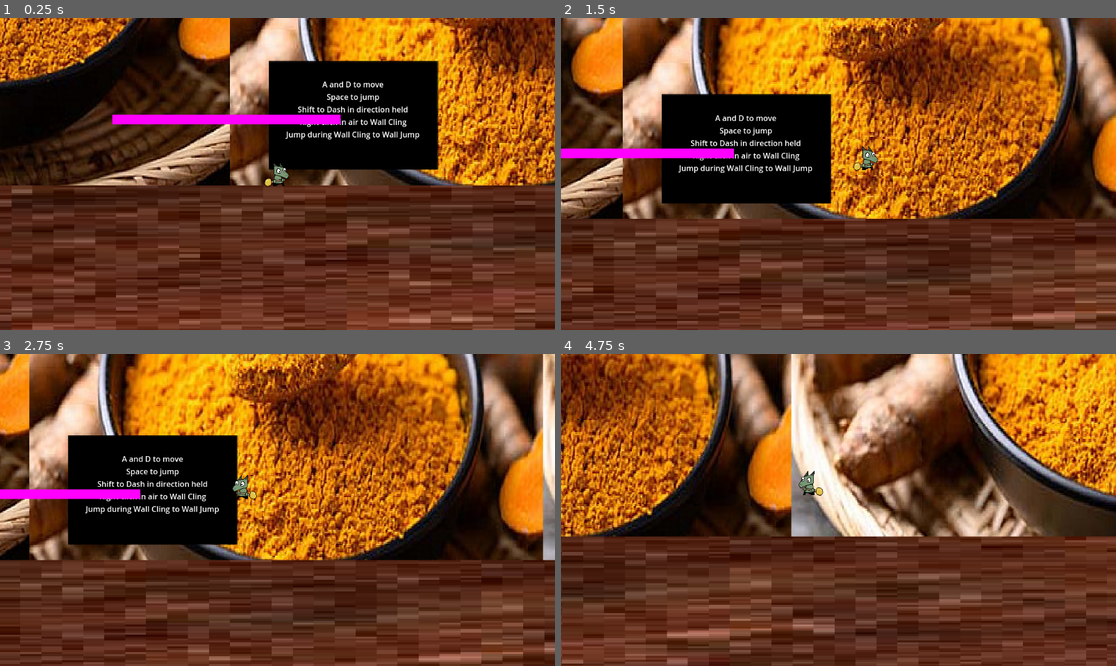
Above: before the commit, frames 1-4 (two rows, left to right).
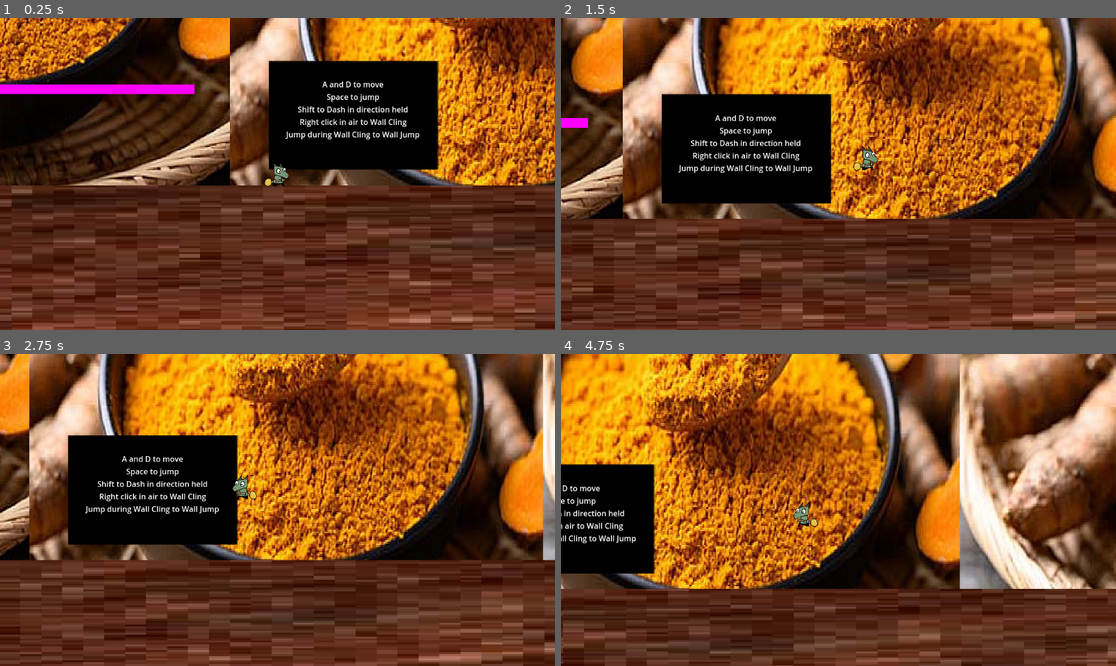
Above: after the commit, the same moments.

Repository: Lojikick/Sexy_Tumeric_Game
Game: Godot game, scene res://scenes/level.tscn
Two runs of this game, one before a commit and one after it. Both use one fixed random seed, a clock stepped at 60 frames per second and the inputs below.
Inputs (mouse positions are in pixels of both pictures, inside the frame that each line leads up to):
- Up to frame 1 (0.25 s): no input
- Up to frame 2 (1.5 s): tap Enter (ui_accept) at 0.5 s; move the mouse to (960, 158) at 0.52 s; hold D (move right) from 0.53 s (still down); tap Shift (dash) at 0.6 s; tap Space (jump) at 0.77, 1.07 s; right-click (960, 158) at 0.8 s; move the mouse to (727, 189) at 1.27 s; right-click (727, 189) at 1.35 s
- Up to frame 3 (2.75 s): tap Space (jump) at 1.52, 1.82, 2.3 s; click (166, 525) at 1.55 s; move the mouse to (333, 441) at 2.02 s; release D (move right) at 2.03 s; hold A (move left) from 2.03 s (still down); click (333, 441) at 2.1 s
- Up to frame 4 (4.75 s): move the mouse to (810, 572) at 2.77 s; release A (move left) at 2.78 s; hold D (move right) 2.78-4.28 s; tap Space (jump) at 2.85, 3.02, 3.32, 3.77, 4.07, 4.52 s; tap Shift (dash) at 3.05, 3.6 s; move the mouse to (1005, 556) at 3.52 s; right-click (1005, 556) at 3.8 s; move the mouse to (672, 463) at 4.27 s; hold A (move left) from 4.28 s (still down); right-click (672, 463) at 4.35 s; click (672, 463) at 4.55 s

The runs differ from the first frame. In frame 1, 2.5% of the frame differs, in the area x 0-62%, y 21-35%; in frame 2, 1.1%; in frame 3, 0.8%; in frame 4, 82%, in the area x 0-100%, y 0-100%.

Commit message:
wall jump added

Diff:
--- a/character_body_2d.gd
+++ b/character_body_2d.gd
@@ -7,6 +7,7 @@
 @onready var floor_dash_cooldown: Timer = $FloorDashCooldown
 @onready var gravity_pause: Timer = $GravityPause
 @onready var air_jump_timer: Timer = $AirJumpTimer
+@onready var collision_shape_2d: CollisionShape2D = $Area2D/CollisionShape2D
 
 #@onready var motion_pause: Timer = $MotionPause
 @onready var animated_sprite_2d: AnimatedSprite2D = $AnimatedSprite2D
@@ -26,6 +27,8 @@
 var is_floor_cooldown = false
 var is_gravity_paused = false
 var is_motion_paused = false
+var is_on_right_wall = false
+var is_on_left_wall = false
 var is_on_air_wall = false
 var is_wall_jumping = false
 var air_wall_count = 0
@@ -40,7 +43,7 @@
 
 
 
-
+	collision_shape_2d.disabled = true
 
 	#starts air dash cooldown once on the floor
 	if is_on_floor() and air_dash_count > 0:
@@ -120,6 +123,59 @@
 		velocity.y = JUMP_VELOCITY
 
 
+	if is_on_wall() and not is_on_floor():
+
+
+		if Input.is_action_pressed("move right"):
+			is_on_right_wall = true
+
+		if Input.is_action_pressed("move left"):
+			is_on_left_wall = true
+
+
+	if is_on_right_wall:
+		velocity = Vector2(0, 0)
+
+	if is_on_left_wall:
+		velocity = Vector2(0, 0)
+
+
+	if Input.is_action_just_released("move right"):
+		is_on_right_wall = false
+
+	if Input.is_action_just_released("move left"):
+		is_on_left_wall = false
+
+
+	if is_on_right_wall and Input.is_action_just_pressed("jump"):
+
+		air_jump_timer.start()
+		is_wall_jumping = true
+
+		is_on_right_wall = false
+
+		is_facing_right = false
+
+		velocity.x = WALL_JUMP_VELOCITY * -1
+		velocity.y = JUMP_VELOCITY
+
+	if is_on_left_wall and Input.is_action_just_pressed("jump"):
+
+		air_jump_timer.start()
+		is_wall_jumping = true
+
+		is_on_left_wall = false
+
+		is_facing_right = true
+
+		velocity.x = WALL_JUMP_VELOCITY
+		velocity.y = JUMP_VELOCITY
+
+
+
+
+
+
 	#sticks the character in place in the air
 	if Input.is_action_just_pressed("spawn wall") and not is_on_floor() and not is_air_dashing and air_wall_count < 2:
 		is_on_air_wall = true
@@ -127,13 +183,13 @@
 			is_facing_right = false
 		elif not is_facing_right:
 			is_facing_right = true
-
+		air_wall_count += 1
 	if is_on_air_wall:
 		velocity = Vector2(0, 0)
 
 
-	if Input.is_action_just_released("spawn wall") and not is_air_dashing:
-		air_wall_count += 1
+	if Input.is_action_just_released("spawn wall"):
+
 		is_on_air_wall = false
 
 
@@ -154,6 +210,11 @@
 			velocity.x = WALL_JUMP_VELOCITY
 			velocity.y = JUMP_VELOCITY
 			#is_facing_right = true
+
+
+	if Input.is_action_just_pressed("attack"):
+		collision_shape_2d.disabled = false
+
 
 	# Get the input direction and handle the movement/deceleration.
 	var direction := Input.get_axis("move left", "move right")
--- a/project.godot
+++ b/project.godot
@@ -64,6 +64,11 @@
 "events": [Object(InputEventKey,"resource_local_to_scene":false,"resource_name":"","device":-1,"window_id":0,"alt_press …(192 unchanged characters)…
 ]
 }
+attack={
+"deadzone": 0.5,
+"events": [Object(InputEventMouseButton,"resource_local_to_scene":false,"resource_name":"","device":-1,"window_id":0,"alt_pressed":false,"shift_pressed":false,"ctrl_pressed":false,"meta_pressed":false,"button_mask":0,"position":Vector2(0, 0),"global_position":Vector2(0, 0),"factor":1.0,"button_index":1,"canceled":false,"pressed":false,"double_click":false,"script":null)
+]
+}
 
 [rendering]
 
--- a/scenes/level.tscn
+++ b/scenes/level.tscn
@@ -1,12 +1,16 @@
-[gd_scene load_steps=7 format=3 uid="uid://b04s0whyoe3d"]
+[gd_scene load_steps=9 format=3 uid="uid://b04s0whyoe3d"]
 
 [ext_resource type="PackedScene" uid="uid://dntypgup5qjh5" path="res://scenes/little_guy_test.tscn" id="1_q5yuy"]
 [ext_resource type="Texture2D" uid="uid://ciktdt7qmp4tn" path="res://temp art/tumericimage.jpg" id="2_ptey2"]
 [ext_resource type="Texture2D" uid="uid://bbmt48w7133ky" path="res://temp art/dirt.jpg" id="3_a3jgj"]
 [ext_resource type="Texture2D" uid="uid://dkwcooyohxjnu" path="res://temp art/black_rectangle_u25AC_icon_256x256.png" id="4_8xmiq"]
 [ext_resource type="PackedScene" uid="uid://bxlxtdw5xtnku" path="res://scenes/falling_platform.tscn" id="5_8jei7"]
+[ext_resource type="PackedScene" uid="uid://c4muqnkeyqcv1" path="res://scenes/chasing_enemy.tscn" id="6_tgt63"]
 
 [sub_resource type="WorldBoundaryShape2D" id="WorldBoundaryShape2D_qb7fr"]
+
+[sub_resource type="RectangleShape2D" id="RectangleShape2D_r27yh"]
+size = Vector2(28.6734, 47.322)
 
 [node name="Level" type="Node2D"]
 
@@ -97,5 +101,19 @@
 
 [node name="FallingPlatform" parent="." instance=ExtResource("5_8jei7")]
 z_index = 250
-position = Vector2(-106, -104)
+position = Vector2(-409, -167)
 scale = Vector2(23.745, 1)
+
+[node name="ChasingEnemy" parent="." node_paths=PackedStringArray("target_to_chase") instance=ExtResource("6_tgt63")]
+z_index = 95
+position = Vector2(-1179, -70)
+target_to_chase = NodePath("../CharacterBody2D")
+
+[node name="StaticBody2D2" type="StaticBody2D" parent="."]
+position = Vector2(-41.36, -26.135)
+scale = Vector2(13.045, 13.045)
+
+[node name="CollisionShape2D" type="CollisionShape2D" parent="StaticBody2D2"]
+position = Vector2(91.6336, -15.0912)
+shape = SubResource("RectangleShape2D_r27yh")
+debug_color = Color(0.694118, 0.431373, 0.639216, 0.533333)
--- a/scenes/little_guy_test.tscn
+++ b/scenes/little_guy_test.tscn
@@ -1,11 +1,82 @@
-[gd_scene load_steps=9 format=3 uid="uid://dntypgup5qjh5"]
+[gd_scene load_steps=30 format=3 uid="uid://dntypgup5qjh5"]
 
 [ext_resource type="Script" path="res://character_body_2d.gd" id="1_gv26t"]
 [ext_resource type="Texture2D" uid="uid://dvqefymv6vffh" path="res://temp art/Big_ol_eyes.png" id="2_b34sk"]
 [ext_resource type="Texture2D" uid="uid://buueina0ecp7f" path="res://temp art/dasherr.png" id="2_l6sko"]
 [ext_resource type="Texture2D" uid="uid://cgtkn6ndooxk0" path="res://temp art/wall_cling.png" id="4_dssa6"]
+[ext_resource type="Texture2D" uid="uid://bfmkktle28v0m" path="res://temp art/idel_sss.png" id="4_wcvxr"]
 [ext_resource type="Texture2D" uid="uid://ck8vvjrpo3nwq" path="res://temp art/wallcling2.png" id="5_1j7sj"]
 [ext_resource type="Texture2D" uid="uid://b05dysljhnjc6" path="res://temp art/joump.png" id="5_dqlcs"]
+[ext_resource type="Texture2D" uid="uid://d3ywtk2iskimm" path="res://temp art/ss_hit_3.png" id="5_trjgq"]
+[ext_resource type="Texture2D" uid="uid://b2jkeyl08mhyt" path="res://temp art/runn_ss.png" id="5_y32h7"]
+
+[sub_resource type="AtlasTexture" id="AtlasTexture_qnl7f"]
+atlas = ExtResource("4_wcvxr")
+region = Rect2(0, 0, 128, 128)
+
+[sub_resource type="AtlasTexture" id="AtlasTexture_wtnxy"]
+atlas = ExtResource("4_wcvxr")
+region = Rect2(128, 0, 128, 128)
+
+[sub_resource type="AtlasTexture" id="AtlasTexture_3jl7y"]
+atlas = ExtResource("4_wcvxr")
+region = Rect2(256, 0, 128, 128)
+
+[sub_resource type="AtlasTexture" id="AtlasTexture_gif7t"]
+atlas = ExtResource("4_wcvxr")
+region = Rect2(384, 0, 128, 128)
+
+[sub_resource type="AtlasTexture" id="AtlasTexture_pgg6d"]
+atlas = ExtResource("4_wcvxr")
+region = Rect2(512, 0, 128, 128)
+
+[sub_resource type="AtlasTexture" id="AtlasTexture_2jgu6"]
+atlas = ExtResource("4_wcvxr")
+region = Rect2(640, 0, 128, 128)
+
+[sub_resource type="AtlasTexture" id="AtlasTexture_haeqr"]
+atlas = ExtResource("5_trjgq")
+region = Rect2(0, 0, 128, 128)
+
+[sub_resource type="AtlasTexture" id="AtlasTexture_m62rc"]
+atlas = ExtResource("5_trjgq")
+region = Rect2(128, 0, 128, 128)
+
+[sub_resource type="AtlasTexture" id="AtlasTexture_46sd4"]
+atlas = ExtResource("5_trjgq")
+region = Rect2(256, 0, 128, 128)
+
+[sub_resource type="AtlasTexture" id="AtlasTexture_ftyn2"]
+atlas = ExtResource("5_trjgq")
+region = Rect2(384, 0, 128, 128)
+
+[sub_resource type="AtlasTexture" id="AtlasTexture_xjbyi"]
+atlas = ExtResource("5_trjgq")
+region = Rect2(512, 0, 128, 128)
+
+[sub_resource type="AtlasTexture" id="AtlasTexture_ojxuw"]
+atlas = ExtResource("5_trjgq")
+region = Rect2(640, 0, 128, 128)
+
+[sub_resource type="AtlasTexture" id="AtlasTexture_ec6x2"]
+atlas = ExtResource("5_y32h7")
+region = Rect2(0, 0, 128, 128)
+
+[sub_resource type="AtlasTexture" id="AtlasTexture_i5dn6"]
+atlas = ExtResource("5_y32h7")
+region = Rect2(128, 0, 128, 128)
+
+[sub_resource type="AtlasTexture" id="AtlasTexture_s7alg"]
+atlas = ExtResource("5_y32h7")
+region = Rect2(256, 0, 128, 128)
+
+[sub_resource type="AtlasTexture" id="AtlasTexture_401ci"]
+atlas = ExtResource("5_y32h7")
+region = Rect2(384, 0, 128, 128)
+
+[sub_resource type="AtlasTexture" id="AtlasTexture_nbbfr"]
+atlas = ExtResource("5_y32h7")
+region = Rect2(512, 0, 128, 128)
 
 [sub_resource type="SpriteFrames" id="SpriteFrames_qgaua"]
 animations = [{
@@ -27,6 +98,72 @@
 }, {
 "frames": [{
 "duration": 1.0,
+"texture": SubResource("AtlasTexture_qnl7f")
+}, {
+"duration": 1.0,
+"texture": SubResource("AtlasTexture_wtnxy")
+}, {
+"duration": 1.0,
+"texture": SubResource("AtlasTexture_3jl7y")
+}, {
+"duration": 1.0,
+"texture": SubResource("AtlasTexture_gif7t")
+}, {
+"duration": 1.0,
+"texture": SubResource("AtlasTexture_pgg6d")
+}, {
+"duration": 1.0,
+"texture": SubResource("AtlasTexture_2jgu6")
+}],
+"loop": true,
+"name": &"idle",
+"speed": 5.0
+}, {
+"frames": [{
+"duration": 1.0,
+"texture": SubResource("AtlasTexture_haeqr")
+}, {
+"duration": 1.0,
+"texture": SubResource("AtlasTexture_m62rc")
+}, {
+"duration": 1.0,
+"texture": SubResource("AtlasTexture_46sd4")
+}, {
+"duration": 1.0,
+"texture": SubResource("AtlasTexture_ftyn2")
+}, {
+"duration": 1.0,
+"texture": SubResource("AtlasTexture_xjbyi")
+}, {
+"duration": 1.0,
+"texture": SubResource("AtlasTexture_ojxuw")
+}],
+"loop": true,
+"name": &"light attack",
+"speed": 5.0
+}, {
+"frames": [{
+"duration": 1.0,
+"texture": SubResource("AtlasTexture_ec6x2")
+}, {
+"duration": 1.0,
+"texture": SubResource("AtlasTexture_i5dn6")
+}, {
+"duration": 1.0,
+"texture": SubResource("AtlasTexture_s7alg")
+}, {
+"duration": 1.0,
+"texture": SubResource("AtlasTexture_401ci")
+}, {
+"duration": 1.0,
+"texture": SubResource("AtlasTexture_nbbfr")
+}],
+"loop": true,
+"name": &"run",
+"speed": 5.0
+}, {
+"frames": [{
+"duration": 1.0,
 "texture": ExtResource("4_dssa6")
 }, {
 "duration": 1.0,
@@ -47,6 +184,9 @@
 
 [sub_resource type="RectangleShape2D" id="RectangleShape2D_r4pe6"]
 size = Vector2(12.9278, 27.4335)
+
+[sub_resource type="RectangleShape2D" id="RectangleShape2D_sngvr"]
+size = Vector2(26, 20)
 
 [node name="CharacterBody2D" type="CharacterBody2D" groups=["Player"]]
 script = ExtResource("1_gv26t")
@@ -87,6 +227,12 @@
 
 [node name="AirJumpTimer" type="Timer" parent="."]
 wait_time = 0.232
+
+[node name="Area2D" type="Area2D" parent="."]
+
+[node name="CollisionShape2D" type="CollisionShape2D" parent="Area2D"]
+position = Vector2(18, 19)
+shape = SubResource("RectangleShape2D_sngvr")
 
 [connection signal="timeout" from="AirDashTimer" to="." method="_on_air_dash_timer_timeout"]
 [connection signal="timeout" from="FloorDashTimer" to="." method="_on_floor_dash_timer_timeout"]
--- a/scenes/testing/test_chasing_enemy.tscn
+++ b/scenes/testing/test_chasing_enemy.tscn
@@ -1,12 +1,12 @@
 [gd_scene load_steps=5 format=3 uid="uid://8rc1aaiay2hx"]
 
 [ext_resource type="PackedScene" uid="uid://cycl8b81nv00w" path="res://scenes/platform.tscn" id="1_qpj1b"]
-[ext_resource type="PackedScene" uid="uid://cwl1myn0sim68" path="res://scenes/player.tscn" id="2_abtoa"]
 [ext_resource type="PackedScene" uid="uid://c4muqnkeyqcv1" path="res://scenes/chasing_enemy.tscn" id="3_2cb7m"]
+[ext_resource type="PackedScene" uid="uid://dntypgup5qjh5" path="res://scenes/little_guy_test.tscn" id="4_5b3oc"]
 
 [sub_resource type="NavigationPolygon" id="NavigationPolygon_13u4s"]
-vertices = PackedVector2Array(2132, 673, 1112, 673, 1085, 605, 1085, 485, 2302, 10, 2302, 1213.93, 2132, 793, 10, 1198.06, 1112, 793, 10, 10, 65, 485, 65, 605)
-polygons = Array[PackedInt32Array]([PackedInt32Array(0, 1, 2, 3), PackedInt32Array(4, 5, 6, 0), PackedInt32Array(6, 5, 7, 8), PackedInt32Array(9, 4, 0, 3), PackedInt32Array(9, 3, 10), PackedInt32Array(7, 9, 10, 11), PackedInt32Array(8, 7, 11, 2, 1)])
+vertices = PackedVector2Array(1208, 411, 2228, 411, 1085, 605, 1085, 485, 2228, 291, 2302, 10, 2302, 1213.93, 10, 10, 1208, 291, 10, 1198.06, 65, 605, 65, 485)
+polygons = Array[PackedInt32Array]([PackedInt32Array(0, 1, 2, 3), PackedInt32Array(1, 4, 5, 6), PackedInt32Array(7, 5, 4, 8), PackedInt32Array(1, 6, 9, 2), PackedInt32Array(10, 2, 9), PackedInt32Array(10, 9, 7, 11), PackedInt32Array(3, 11, 7, 8, 0)])
 outlines = Array[PackedVector2Array]([PackedVector2Array(0, 0, 2312, 0, 2312, 1224, 0, 1208)])
 
 [node name="TestChasingEnemy" type="Node2D"]
@@ -19,11 +19,13 @@
 position = Vector2(505, 396)
 
 [node name="Platform2" parent="NavigationRegion2D" instance=ExtResource("1_qpj1b")]
-position = Vector2(1552, 584)
-
-[node name="Player" parent="." instance=ExtResource("2_abtoa")]
-position = Vector2(936, 288)
+position = Vector2(1648, 202)
 
 [node name="ChasingEnemy" parent="." node_paths=PackedStringArray("target_to_chase") instance=ExtResource("3_2cb7m")]
 position = Vector2(48, 264)
-target_to_chase = NodePath("../Player")
+target_to_chase = NodePath("../CharacterBody2D")
+
+[node name="CharacterBody2D" parent="." instance=ExtResource("4_5b3oc")]
+position = Vector2(272, 243)
+
+[node name="Camera2D" type="Camera2D" parent="CharacterBody2D"]
Binary file added: temp art/idel_sss.png
Not shown, added: temp art/idel_sss.png.import
Binary file added: temp art/runn_ss.png
Not shown, added: temp art/runn_ss.png.import
Binary file added: temp art/ss_hit_3.png
Not shown, added: temp art/ss_hit_3.png.import
